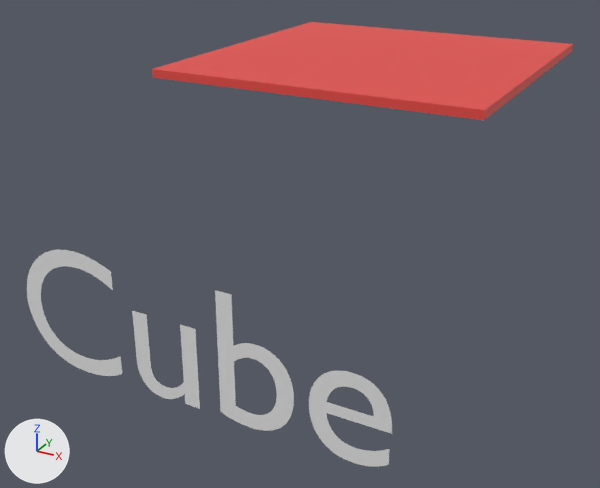
Before and after pictures for a commit that changed the glTF model cube.gltf.
Rendered twice from a camera (50 mm lens) standing at (2.12, -4.87, 3.15) and looking at (-0.1, -0.83, 1.13). The axes (+X, +Y, +Z) are drawn at lower left. The lights are the same throughout. Where no turn or scale is listed for an object, it has been applied to the vertices. Vertices at the same position are counted once.

Objects in the first picture: 'Cube', 'Text'.
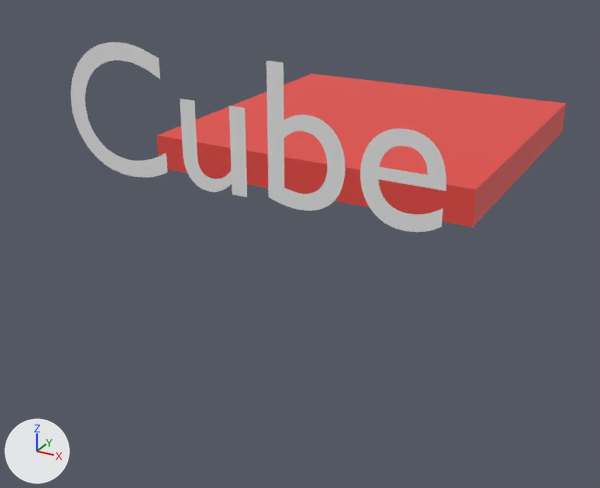
Commit message: cube update

Boxes [x1, y1, x2, y2] around the edits, measured in the pictures (600 x 488 px):
'Cube', reshaped, moved, turned, rescaled
    before: [152, 22, 573, 120]
    after: [157, 74, 566, 227]
'Text', moved
    before: [27, 250, 392, 467]
    after: [71, 42, 446, 232]

The edits, one by one:
me_mesh_0 is used by ob_cube; location (0.0, 0.0, 3.074); rotation (0.0, 0.0, -1.564), in degrees (0, 0, -90).
me_mesh_0 had 8 vertices, 12 faces and spanned x -1.0..1.0, y -1.0..1.0, z -1.0..-0.95.
me_mesh_0 now has 8 vertices, 12 faces and spans x -1.0..1.0, y -1.0..1.0, z -1.0..1.0.
Part 1, on me_mesh_0:
4 vertices are removed from x -1.0..1.0, y -1.0..1.0, z -0.95.
10 faces are deleted.
4 vertices are added at (-1.0, -1.0, 1.0), (-1.0, 1.0, 1.0), (1.0, -1.0, 1.0), (1.0, 1.0, 1.0).
10 new faces join them.
Object 'Cube' (ob_cube) moves from (0.0, 0.0, 3.074) to (0.0, 0.0, 1.618).
Object 'Cube' (ob_cube) turns from (0, 0, -90) to (0, 0, 180) degrees about x, y and z.
Object 'Cube' (ob_cube) is rescaled from (1.0, 1.0, 1.0) to (1.0, 1.0, 0.102).
Object 'Text' (ob_text) moves from (-1.101, -2.11, 0.763) to (-1.101, -1.63, 1.712).
